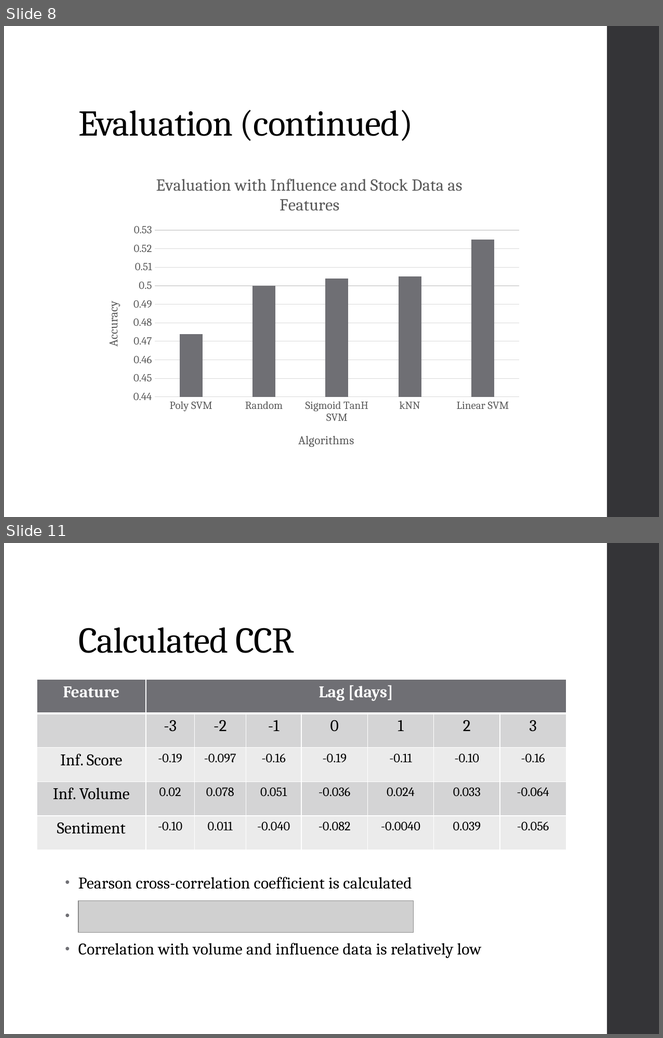
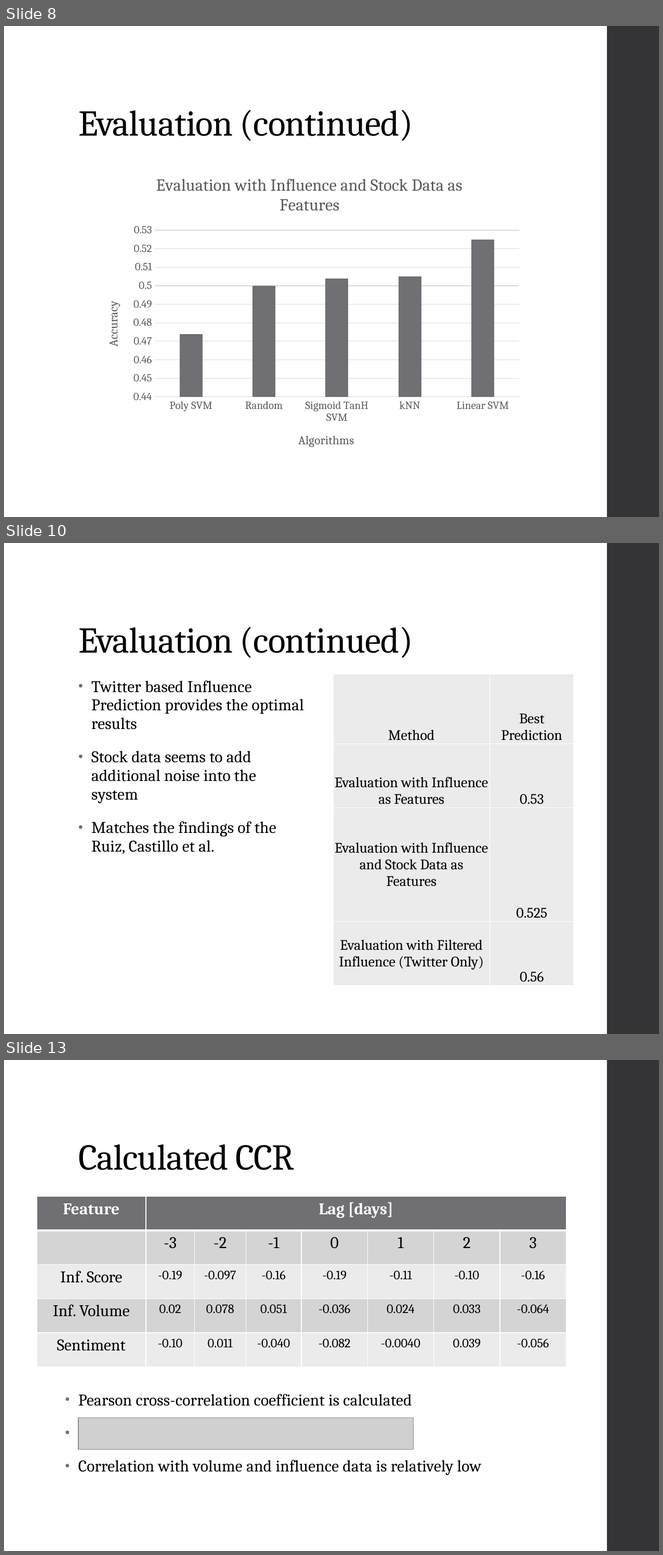
Before and after one commit to wizdes/InfluencePrediction, a slide deck: presentation.pptx. Shown one above the other, each under a label of ours: slides 8 and 11 before the commit, slides 8, 10 and 13 after it; the slides between them are not shown. The pictures are 663x1038 and 663x1555 pixels, drawn with LibreOffice and Linux fonts; fonts in the diff are those of the drawing; grey boxes stand for pictures. Boxes give left, top, right and bottom in pixels: in the first picture for what was removed or moved away, otherwise in the second. Text is boxed around its words. In the diff, an @@ line names an element or a change of style, - is before the commit and + after.

Commit message:
updated the presentation with twitter data

```diff
--- a/presentation.pptx
+++ b/presentation.pptx
@@ slide 10 added at (x1=4, y1=543, x2=659, y2=1034), background #FFFFFF; not listed: 1 template element that a slide beside it also shows @@
@@ title added at (x1=78, y1=627, x2=413, y2=658), 40 pt, text #000000 @@
+Evaluation (continued)
@@ text added at (x1=91, y1=680, x2=304, y2=854), 18 pt, text #000000 @@
+• Twitter based Influence Prediction provides the optimal results
+• Stock data seems to add additional noise into the system
+• Matches the findings of the Ruiz, Castillo et al.
@@ table added at (x1=333, y1=674, x2=573, y2=986), 4 rows, 2 columns @@
+Method | Best Prediction
+Evaluation with Influence as Features | 0.53
+Evaluation with Influence and Stock Data as Features | 0.525
+Evaluation with Filtered Influence (Twitter Only) | 0.56
@@ what was slide 11 is now slide 13 @@
```
Also in this commit, not shown: 2 slides changed, 3 other slides added.
